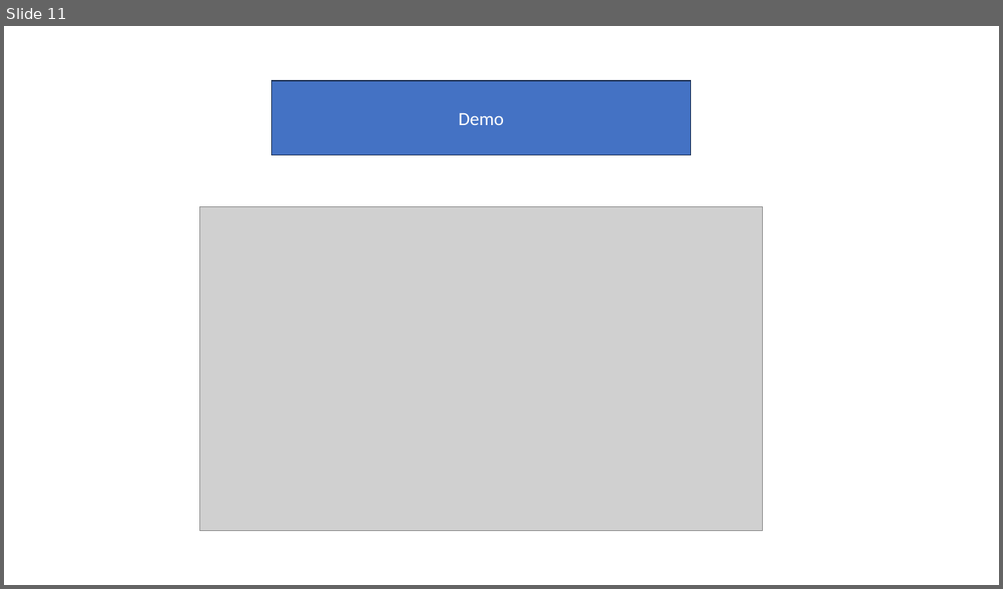
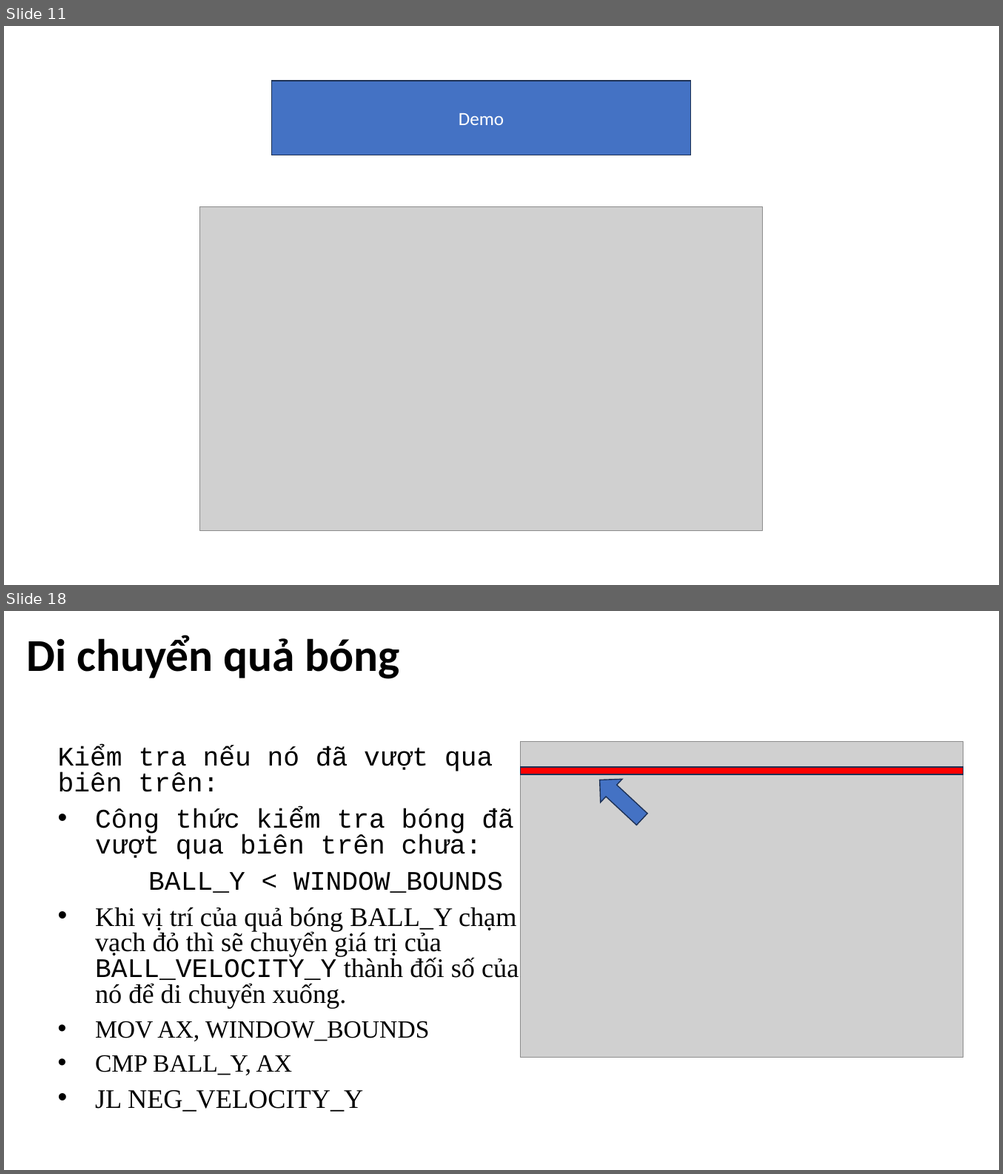
Before and after one commit to tkderphu/KTMT, a slide deck: ktmt_01.pptx. Shown one above the other, each under a label of ours: slide 11 before the commit, slides 11 and 18 after it; the slides between them are not shown. The pictures are 1003x589 and 1003x1174 pixels, drawn with LibreOffice and Linux fonts; fonts in the diff are those of the drawing; grey boxes stand for pictures. Boxes give left, top, right and bottom in pixels: in the first picture for what was removed or moved away, otherwise in the second. Text is boxed around its words. In the diff, an @@ line names an element or a change of style, - is before the commit and + after.

Commit message:
move ball

```diff
--- a/ktmt_01.pptx
+++ b/ktmt_01.pptx
@@ slide 18 added at (4,611,999,1170), background #FFFFFF @@
@@ title added at (26,635,400,679), 44 pt, text #000000, bold @@
+Di chuyển quả bóng
@@ picture added at (521,742,963,1058) @@
@@ subtitle added at (58,747,518,1112), 25.9 pt, text #000000 @@
+Kiểm tra nếu nó đã vượt qua biên trên:
+• Công thức kiểm tra bóng đã vượt qua biên trên chưa:
+BALL_Y < WINDOW_BOUNDS
+• Khi vị trí của quả bóng BALL_Y chạm vạch đỏ thì sẽ chuyển giá trị của BALL_VELOCITY_Y thành đối số của nó để di chuyển xuống.
+• MOV AX, WINDOW_BOUNDS
+• CMP BALL_Y, AX
+• JL NEG_VELOCITY_Y
@@ rectangle added at (521,767,963,775), fill #FF0000, outline #1E3256 1 pt @@
@@ right arrow added at (589,769,652,832), fill #4472C4, outline #1E3256 1 pt @@
```
Also in this commit, not shown: 15 other slides added.
